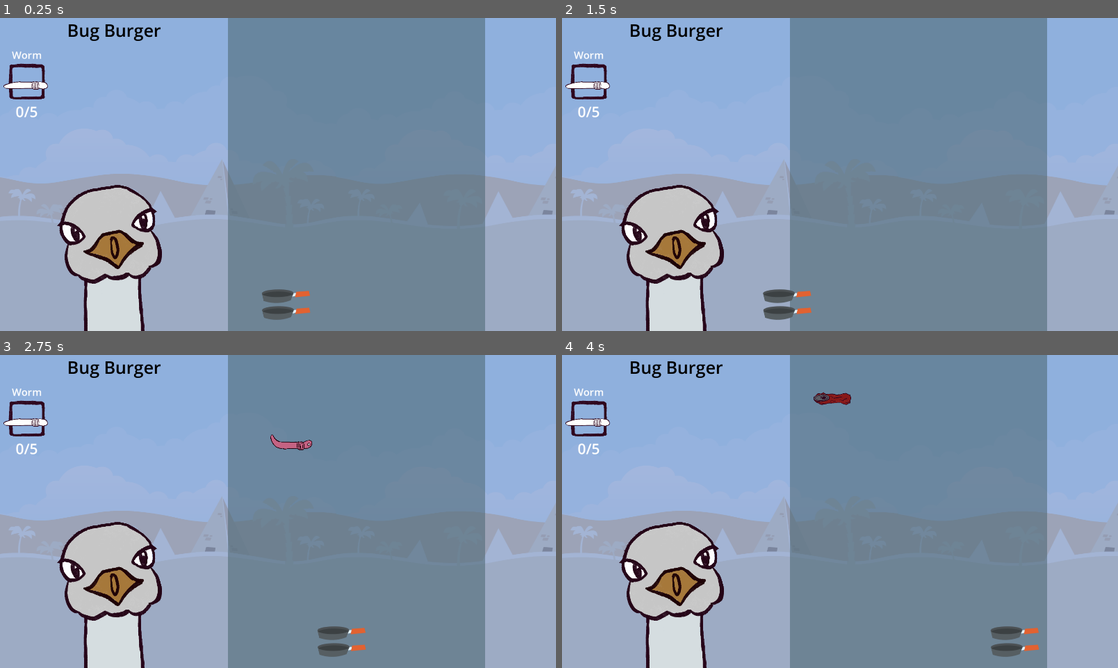
Above: before the commit, frames 1-4 (two rows, left to right).
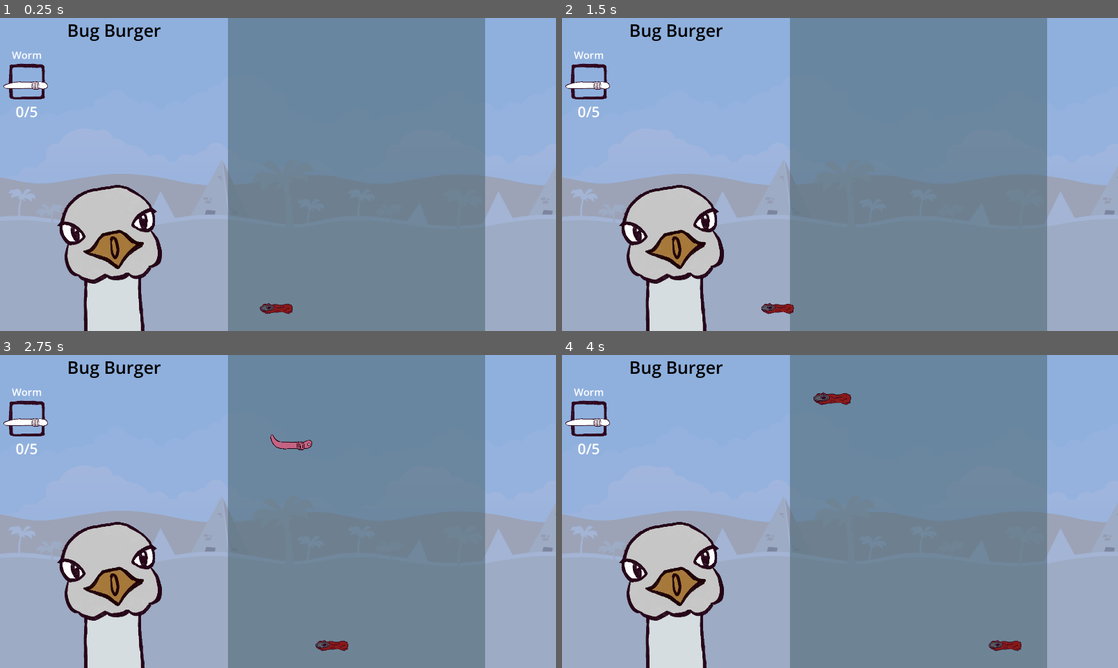
Above: after the commit, the same moments.

Repository: SirLich/funky-drive-through
Game: Godot game, scene res://game.tscn
The game is run twice, just before and just after one commit, with the same random seed, the same clock (stepped at 60 frames per second) and the same inputs.
Inputs (mouse positions are in pixels of both pictures, inside the frame that each line leads up to):
- Up to frame 1 (0.25 s): no input
- Up to frame 2 (1.5 s): tap Enter at 0.5 s; move the mouse to (962, 158) at 0.52 s; tap Space at 1.25 s; move the mouse to (728, 190) at 1.27 s
- Up to frame 3 (2.75 s): tap Enter at 2 s; move the mouse to (333, 442) at 2.02 s
- Up to frame 4 (4 s): move the mouse to (812, 574) at 2.77 s; move the mouse to (1006, 558) at 3.52 s

The runs differ from the first frame. In frame 1, 0.6% of the frame differs, in the area x 46-56%, y 86-97%; in frame 2, 0.6%, in the area x 35-45%, y 86-97%; in frame 3, 0.6%; in frame 4, 0.6%.

Commit message:
Refactor on items

Diff:
--- /dev/null
+++ b/color_resource.gd
@@ -0,0 +1,4 @@
+extends Resource
+class_name ColorResource
+
+@export var color : Color
--- a/item_type.gd
+++ b/item_type.gd
@@ -2,5 +2,6 @@
 class_name ItemType
 
 @export var icon : Texture
+@export var color : Color
 @export var dropped_scene : PackedScene
 @export var name : String
--- a/item_types/can.tres
+++ b/item_types/can.tres
@@ -6,4 +6,5 @@
 [resource]
 script = ExtResource("1_ws6in")
 icon = ExtResource("1_1e6kt")
+color = Color(1, 1, 1, 1)
 name = "Tin Can"
--- a/item_types/worm.tres
+++ b/item_types/worm.tres
@@ -7,5 +7,6 @@
 [resource]
 script = ExtResource("2_pty54")
 icon = ExtResource("1_afy2u")
+color = Color(1, 0.627451, 0.588235, 1)
 dropped_scene = ExtResource("1_rrd0l")
 name = "Worm"
--- a/scenes/item/catcher.gd
+++ b/scenes/item/catcher.gd
@@ -7,14 +7,17 @@
 @export var base : Node
 @export var top : Node
 
+@export var starting_item : ItemType
+
 var last_stacked
-func add_new_item():
+func add_new_item(new_item : ItemType):
 	if last_stacked is StackedItem:
 		last_stacked.remote_transform_2d.remote_path = NodePath()
 
 	var new_stacked = stacked_item.instantiate()
 	new_stacked.follow = last_stacked
 	add_child(new_stacked)
+	new_stacked.configure_for_item(new_item)
 	last_stacked = new_stacked
 	last_stacked.remote_transform_2d.remote_path = top.get_path()
 
@@ -22,12 +25,12 @@
 func _ready() -> void:
 	last_stacked = base
 	for i in range(1):
-		add_new_item()
+		add_new_item(starting_item)
 
 func _process(delta: float) -> void:
 	base.global_position.x = clamp(get_global_mouse_position().x, border_left, border_right)
 
 func _on_area_2d_body_entered(body: Node2D) -> void:
 	Global.item_collected.emit(body.item)
-	add_new_item()
+	add_new_item(body.item)
 	body.queue_free()
--- a/scenes/item/catcher.tscn
+++ b/scenes/item/catcher.tscn
@@ -1,8 +1,8 @@
 [gd_scene load_steps=5 format=3 uid="uid://bde5jwauuhx81"]
 
 [ext_resource type="Script" path="res://scenes/item/catcher.gd" id="1_jd7dh"]
-[ext_resource type="Texture2D" uid="uid://0phwuakw03kd" path="res://assets/temp/genericItem_color_116.png" id="1_yrgt3"]
 [ext_resource type="PackedScene" uid="uid://cwo33wdcofuqm" path="res://scenes/item/stacked_item.tscn" id="2_b1twt"]
+[ext_resource type="Resource" uid="uid://y3g8isvibqsa" path="res://item_types/can.tres" id="3_ewid0"]
 
 [sub_resource type="CircleShape2D" id="CircleShape2D_v15wv"]
 radius = 40.4969
@@ -12,6 +12,7 @@
 stacked_item = ExtResource("2_b1twt")
 base = NodePath("Base")
 top = NodePath("Top")
+starting_item = ExtResource("3_ewid0")
 
 [node name="Top" type="Area2D" parent="."]
 collision_mask = 2
@@ -21,9 +22,4 @@
 
 [node name="Base" type="Node2D" parent="."]
 
-[node name="Sprite2D" type="Sprite2D" parent="Base"]
-position = Vector2(27, -3)
-rotation = 1.03479
-texture = ExtResource("1_yrgt3")
-
 [connection signal="body_entered" from="Top" to="." method="_on_area_2d_body_entered"]
--- a/scenes/item/stacked_item.gd
+++ b/scenes/item/stacked_item.gd
@@ -2,11 +2,17 @@
 class_name StackedItem
 
 @export var follow = Node
-@export var stack_height = -50
+@export var stack_height = -25
 @export var follow_time = 0.01
+
 @onready var remote_transform_2d: RemoteTransform2D = $RemoteTransform2D
+@onready var sprite: Sprite2D = $Sprite
 
 var tween : Tween
+
+func configure_for_item(item : ItemType):
+	sprite.texture = item.icon
+	sprite.modulate = item.color
 
 func _process(delta: float) -> void:
 	if tween:
--- a/scenes/item/stacked_item.tscn
+++ b/scenes/item/stacked_item.tscn
@@ -1,14 +1,13 @@
 [gd_scene load_steps=3 format=3 uid="uid://cwo33wdcofuqm"]
 
 [ext_resource type="Script" path="res://scenes/item/stacked_item.gd" id="1_q6wav"]
-[ext_resource type="Texture2D" uid="uid://0phwuakw03kd" path="res://assets/temp/genericItem_color_116.png" id="1_rst4p"]
+[ext_resource type="Texture2D" uid="uid://i82kogf6jms2" path="res://assets/items/worm_flat.png" id="2_bjre3"]
 
 [node name="StackedItem" type="Node2D"]
 script = ExtResource("1_q6wav")
 
-[node name="Follower" type="Sprite2D" parent="."]
-position = Vector2(26, -11)
-rotation = 1.03479
-texture = ExtResource("1_rst4p")
+[node name="Sprite" type="Sprite2D" parent="."]
+scale = Vector2(0.1, 0.1)
+texture = ExtResource("2_bjre3")
 
 [node name="RemoteTransform2D" type="RemoteTransform2D" parent="."]
Binary file added: assets/items/bread_bottom.png
Not shown, added: assets/items/bread_bottom.png.import
Binary file added: assets/items/bread_top.png
Not shown, added: assets/items/bread_top.png.import
Binary file added: assets/items/pickle.png
Not shown, added: assets/items/pickle.png.import
